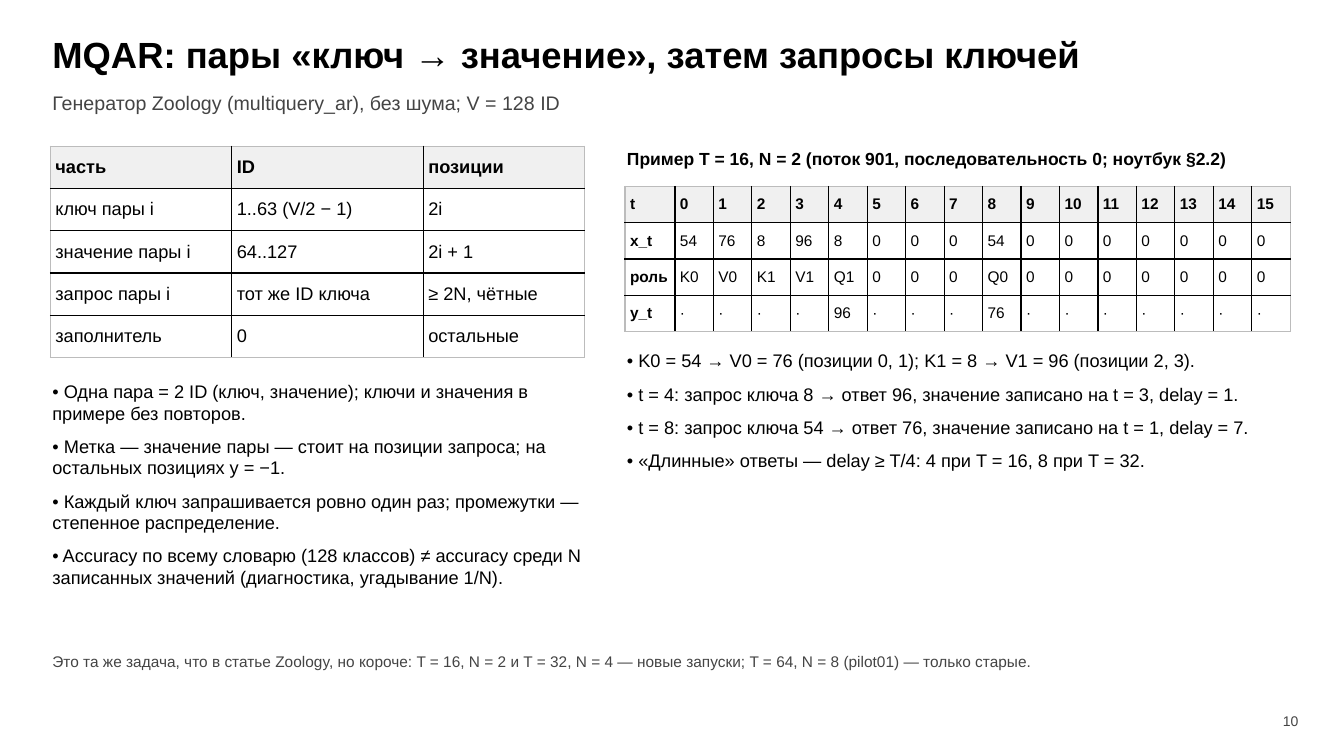
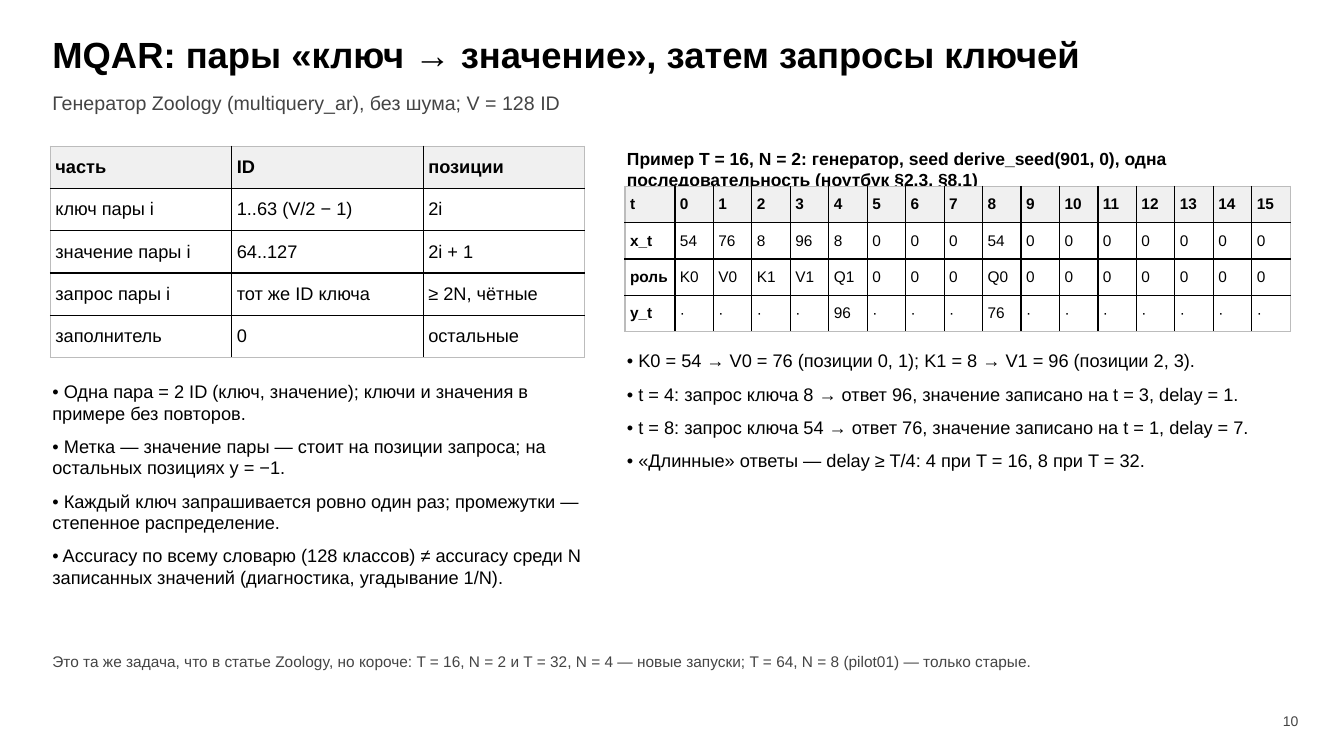
Before and after one commit to RomadovaIrina/smtMemUp, a slide deck: slide 10 of deck/SMT_MemUP_2026-10-26.pptx. Drawn at 1344x756 pixels with LibreOffice and Linux fonts; fonts in the diff are those of the drawing. Boxes give left, top, right and bottom in pixels: in the first picture for what was removed or moved away, otherwise in the second. Text is boxed around its words. In the diff, an @@ line names an element or a change of style, - is before the commit and + after.

```diff
--- a/deck/SMT_MemUP_2026-10-26.pptx
+++ b/deck/SMT_MemUP_2026-10-26.pptx
@@ text at <box>627,152,1167,191</box>: text changed @@
-Пример T = 16, N = 2 (поток 901, последовательность 0; ноутбук §2.2)
+Пример T = 16, N = 2: генератор, seed derive_seed(901, 0), одна последовательность (ноутбук §2.3, §8.1)
```
Also in this commit, not shown: 5 other slides changed, 5 other files.
